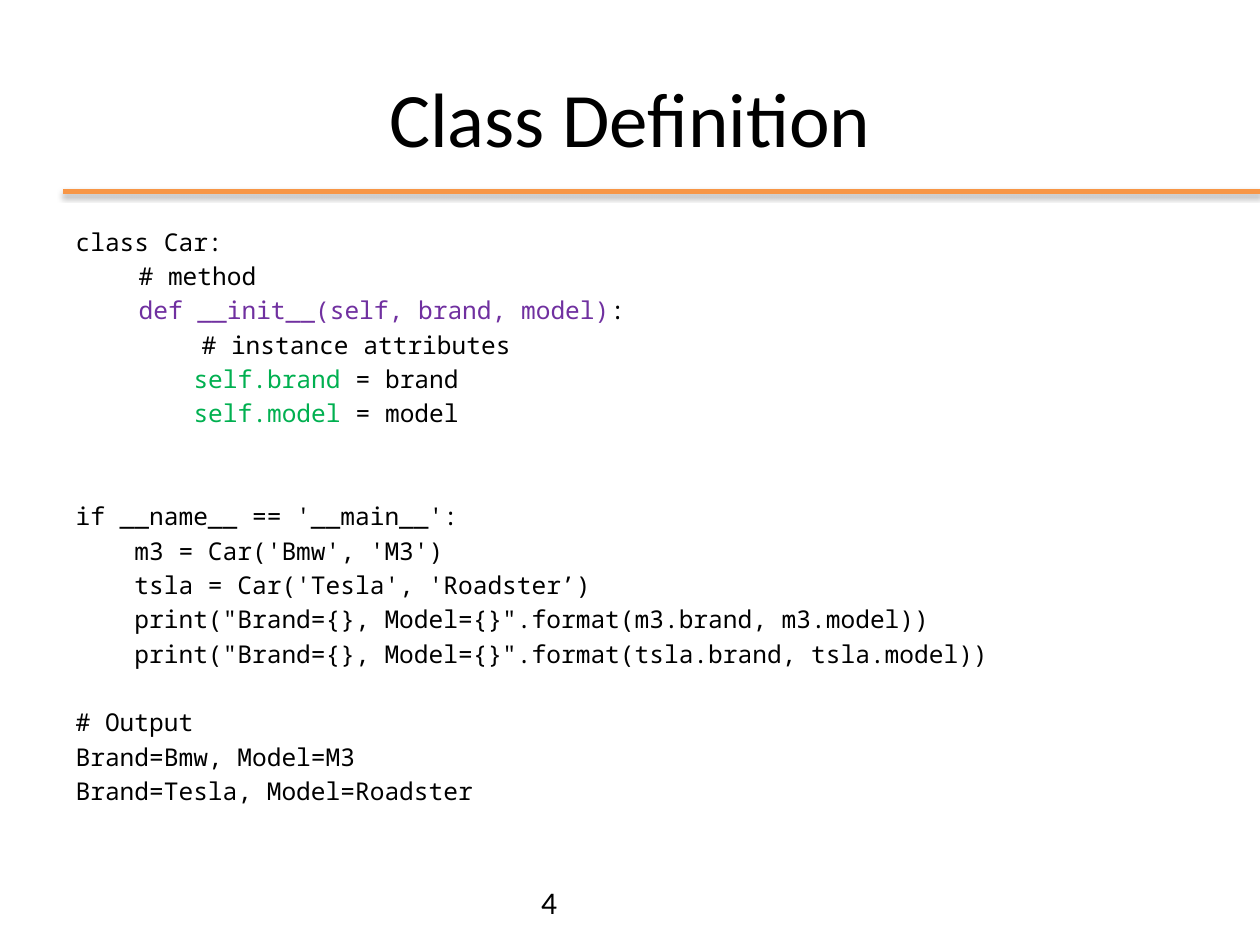
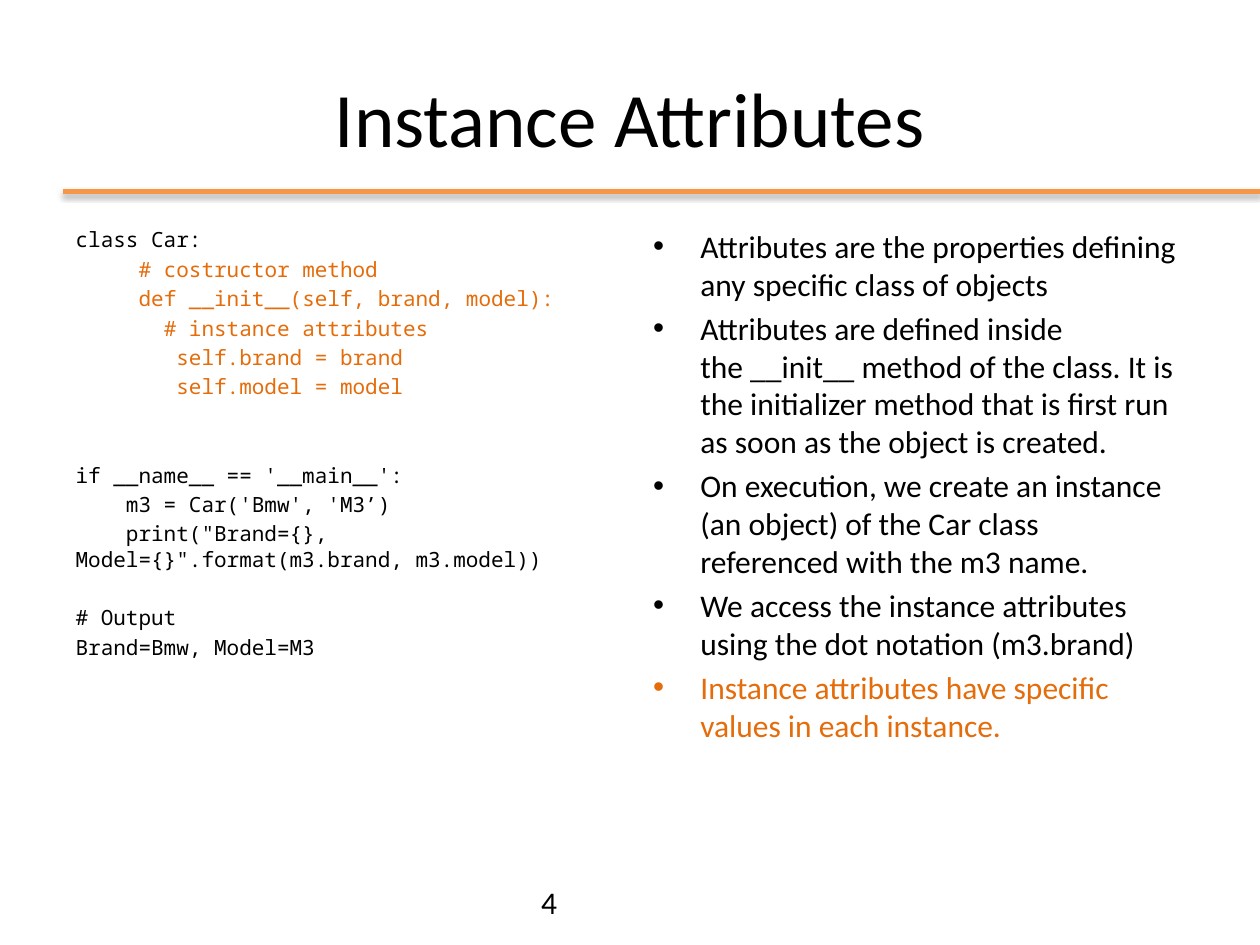
Before and after one commit to nbicocchi/ooprogramming, a slide deck: slide 4 of slides/python/ppt/03 - Python Object Oriented.pptx. Drawn at 1260x945 pixels with LibreOffice and Linux fonts; fonts in the diff are those of the drawing. Boxes give left, top, right and bottom in pixels: in the first picture for what was removed or moved away, otherwise in the second. Text is boxed around its words. In the diff, an @@ line names an element or a change of style, - is before the commit and + after.

```diff
--- a/slides/python/ppt/03 - Python Object Oriented.pptx
+++ b/slides/python/ppt/03 - Python Object Oriented.pptx
@@ title at <box>335,93,924,148</box>: text changed @@
-Class Definition
+Instance Attributes
@@ text at <box>76,231,554,658</box>: size 14 to 12 pt in "class Car:", "def __init__(self, brand, model):", "# instance attributes", "self.brand = brand" and 5 more places; text colour #7030A0 to #E46C0A in "def __init__(self, brand, model):"; text colour #000000 to #E46C0A in "model):", "# instance attributes", "= brand", "= model"; text colour #00B050 to #E46C0A in "self.brand", "self.model" @@
@@ text added at <box>700,236,1176,738</box>, 18 pt, text #000000 @@
+• Attributes are the properties defining any specific class of objects
+• Attributes are defined inside the __init__ method of the class. It is the initializer method that is first run as soon as the object is created.
+• On execution, we create an instance (an object) of the Car class referenced with the m3 name.
+• We access the instance attributes using the dot notation (m3.brand)
+• Instance attributes have specific values in each instance.
@@ text at <box>164,261,378,278</box>: text changed; size 14 to 12 pt; text colour #000000 to #E46C0A @@
-# method
+# costructor method
@@ text at <box>126,496,390,516</box>: text changed; size 14 to 12 pt @@
-m3 = Car('Bmw', 'M3')
-tsla = Car('Tesla', 'Roadster’)
+m3 = Car('Bmw', 'M3’)
@@ text at <box>134,644,988,669</box>: paragraph removed @@
-print("Brand={}, Model={}".format(tsla.brand, tsla.model))
@@ text at <box>76,781,473,804</box>: paragraph removed @@
-Brand=Tesla, Model=Roadster
```
Also in this commit, not shown: 4 other slides changed, 12 slides added, 1 other file.
